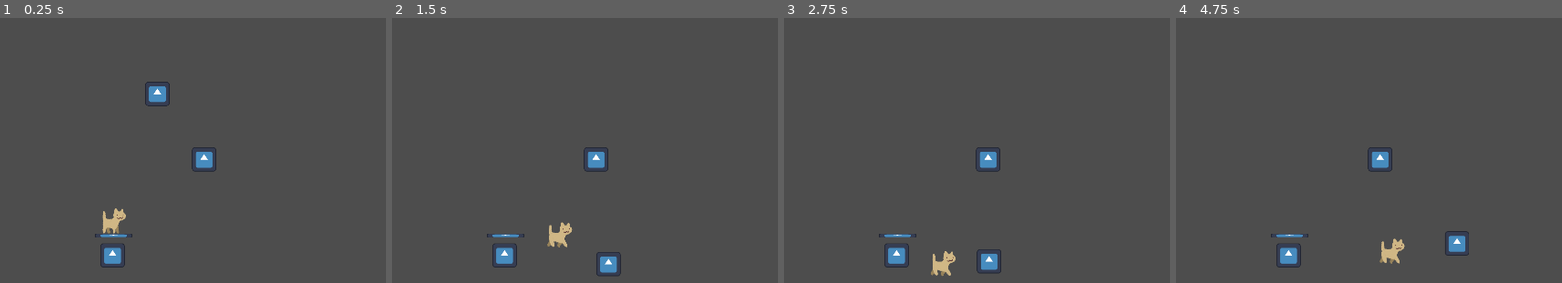
Above: before the commit, frames 1-4 (left to right).
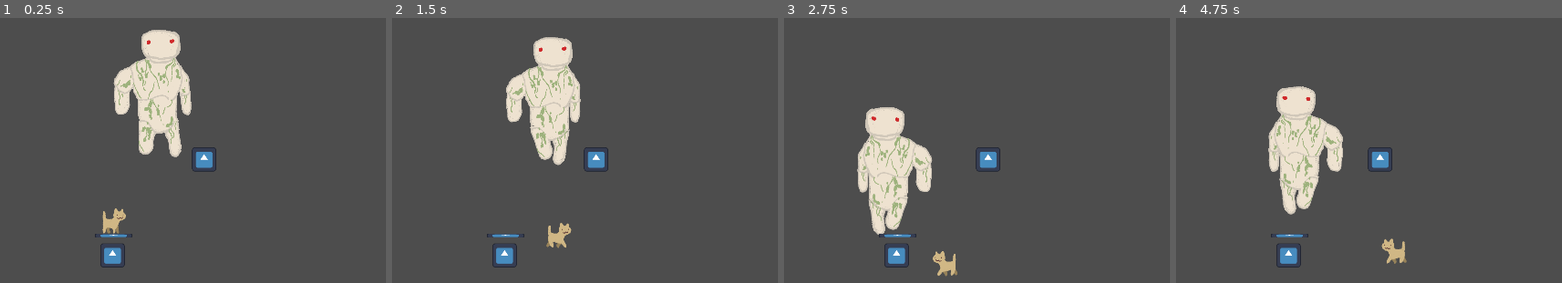
Above: after the commit, the same moments.

Repository: RobertKadak/GameCamp-2025
Game: Godot game, scene res://scenes/level1/level.tscn
Same seed, same stepped clock (60 frames per second), same inputs: the game is played once before the commit and once after it. This scene is started directly instead of the project's main scene. The engine's default icon, where the game draws it, is replaced by a stand-in: a white triangle on a blue panel in a dark square.
Inputs (mouse positions are in pixels of both pictures, inside the frame that each line leads up to):
- Up to frame 1 (0.25 s): no input
- Up to frame 2 (1.5 s): tap Enter (ui_accept) at 0.5, 0.77 s; move the mouse to (708, 68) at 0.52 s; hold Right (ui_right) from 0.53 s (still down); click (708, 68) at 0.67 s; move the mouse to (403, 108) at 1.27 s
- Up to frame 3 (2.75 s): tap Enter (ui_accept) at 1.52 s; move the mouse to (outside the picture) at 2.02 s; release Right (ui_right) at 2.03 s; hold Left (ui_left) from 2.03 s (still down)
- Up to frame 4 (4.75 s): move the mouse to (1295, 169) at 2.77 s; release Left (ui_left) at 2.78 s; hold Right (ui_right) 2.78-4.28 s; click (1295, 169) at 2.92 s; tap Enter (ui_accept) at 3.02, 3.77, 4.52 s; move the mouse to (1550, 147) at 3.52 s; move the mouse to (outside the picture) at 4.27 s; hold Left (ui_left) from 4.28 s (still down)

The runs differ from the first frame. In frame 1, 5.8% of the frame differs, in the area x 29-50%, y 4-53%; in frame 2, 6.2%; in frame 3, 6.5%; in frame 4, 6.5%, in the area x 23-76%, y 25-93%.

Commit message:
Both walking and idle animations working now
Both walking and idle animations working now

Diff:
--- /dev/null
+++ b/character_body_2d.gd
@@ -0,0 +1,75 @@
+extends CharacterBody2D
+
+const speed = 300
+@export var jump_impulse = 400
+const gravity = 980
+var health = 1
+var is_dead = false
+
+# Interaction system variables
+var can_interact = false
+var current_interactable = null
+
+func _ready():
+	# Connect interaction area signals
+	$InteractionArea.area_entered.connect(_on_interaction_area_entered)
+	$InteractionArea.area_exited.connect(_on_interaction_area_exited)
+
+func _physics_process(delta):
+	if not is_dead:
+		player_movement(delta)
+		check_interaction()
+
+func player_movement(delta):
+	if Input.is_action_pressed("ui_right"):
+		velocity.x = speed
+	elif Input.is_action_pressed("ui_left"):
+		velocity.x = -speed
+	else:
+		velocity.x = 0
+
+	if not is_on_floor():
+		velocity.y += gravity * delta
+
+	if is_on_floor():
+		if Input.is_action_just_pressed("jump"):
+			velocity.y = -jump_impulse
+
+	move_and_slide()
+
+func take_damage():
+	if not is_dead:
+		health -= 1
+		if health <= 0:
+			die()
+
+func die():
+	is_dead = true
+	velocity = Vector2.ZERO
+	print("Player died!")
+	# Restart the game after 2 seconds
+	await get_tree().create_timer(2.0).timeout
+	get_tree().reload_current_scene()
+
+# Interaction system functions
+func check_interaction():
+	if Input.is_action_just_pressed("interact") and can_interact and current_interactable != null:
+		interact()
+
+func interact():
+	if current_interactable.has_method("on_interact"):
+		current_interactable.on_interact(self)
+	else:
+		print("Interactable object has no interaction method!")
+
+func _on_interaction_area_entered(area):
+	if area.is_in_group("interactable"):
+		can_interact = true
+		current_interactable = area
+		print("Can interact with: ", area.name)
+
+func _on_interaction_area_exited(area):
+	if area.is_in_group("interactable"):
+		can_interact = false
+		current_interactable = null
+		print("Left interaction area")
--- a/entities/big guy/player.gd
+++ b/entities/big guy/player.gd
@@ -6,6 +6,7 @@
 @export var smash_cooldown = 1.0  # Cooldown in seconds
 @export var can_move = true  # Toggle to enable/disable movement
 @export var can_attack = true  # Toggle to enable/disable attacking
+@onready var animated_sprite = $AnimatedSprite2D
 
 var can_smash = true
 var smash_timer = 0.0
@@ -37,8 +38,11 @@
 	var direction = Input.get_axis("ui_left", "ui_right")
 	if direction:
 		velocity.x = direction * speed
+		animated_sprite.play("walking")
+		animated_sprite.flip_h = direction < 0
 	else:
 		velocity.x = move_toward(velocity.x, 0, speed)
+		animated_sprite.play("idle")
 
 func handle_attacks(delta):
 	# Handle smash attack
--- a/entities/big guy/player.tscn
+++ b/entities/big guy/player.tscn
@@ -1,10 +1,34 @@
-[gd_scene load_steps=5 format=3 uid="uid://0gw2fos8q2c7"]
+[gd_scene load_steps=8 format=3 uid="uid://0gw2fos8q2c7"]
 
 [ext_resource type="Script" uid="uid://dpd57au4fme3t" path="res://entities/big guy/player.gd" id="1_abrql"]
-[ext_resource type="Texture2D" uid="uid://dvgrs0ppvo8m6" path="res://icon.svg" id="2_sglur"]
+[ext_resource type="Texture2D" uid="uid://le31yjomps2" path="res://ui/golemidle.png" id="2_ccybq"]
+[ext_resource type="Texture2D" uid="uid://cgl1jtihpqo1p" path="res://ui/golemwalk1.png" id="3_u8q1v"]
+[ext_resource type="Texture2D" uid="uid://c4im6agopagg8" path="res://ui/golemwalk2.png" id="4_esyv7"]
+
+[sub_resource type="SpriteFrames" id="SpriteFrames_p0j6k"]
+animations = [{
+"frames": [{
+"duration": 1.0,
+"texture": ExtResource("2_ccybq")
+}],
+"loop": true,
+"name": &"idle",
+"speed": 5.0
+}, {
+"frames": [{
+"duration": 1.0,
+"texture": ExtResource("3_u8q1v")
+}, {
+"duration": 1.0,
+"texture": ExtResource("4_esyv7")
+}],
+"loop": true,
+"name": &"walking",
+"speed": 3.0
+}]
 
 [sub_resource type="RectangleShape2D" id="RectangleShape2D_abrql"]
-size = Vector2(128, 128)
+size = Vector2(422, 673)
 
 [sub_resource type="RectangleShape2D" id="RectangleShape2D_smash"]
 size = Vector2(256, 64)
@@ -12,10 +36,14 @@
 [node name="Player" type="CharacterBody2D"]
 script = ExtResource("1_abrql")
 
-[node name="Sprite2D" type="Sprite2D" parent="."]
-texture = ExtResource("2_sglur")
+[node name="AnimatedSprite2D" type="AnimatedSprite2D" parent="."]
+sprite_frames = SubResource("SpriteFrames_p0j6k")
+animation = &"walking"
+autoplay = "idle"
+frame_progress = 0.604863
 
 [node name="CollisionShape2D" type="CollisionShape2D" parent="."]
+position = Vector2(-30, -5.5)
 shape = SubResource("RectangleShape2D_abrql")
 
 [node name="SmashArea" type="Area2D" parent="."]
--- a/entities/small guy/small_guy.gd
+++ b/entities/small guy/small_guy.gd
@@ -9,7 +9,6 @@
 func _physics_process(delta):
 	if not is_dead:
 		player_movement(delta)
-
 	# Handle one-way platform collisions
 	handle_platform_collisions()
 
@@ -31,14 +30,13 @@
 			platform.set_collision_layer_value(1, true)
 
 func player_movement(delta):
-	if Input.is_action_pressed("ui_right"):
+	var player_movement = Input.get_axis("ui_left", "ui_right")
+	if player_movement:
+		velocity.x = player_movement * speed
 		animated_sprite.play("walking")
-		velocity.x = speed
-	elif Input.is_action_pressed("ui_left"):
-		animated_sprite.play("walking")
-		velocity.x = -speed
+		animated_sprite.flip_h = player_movement < 0
 	else:
-		velocity.x = 0
+		velocity.x = move_toward(velocity.x, 0, speed)
 		animated_sprite.play("Idle")
 
 	if not is_on_floor():
Not shown, added: character_body_2d.gd.uid
Binary file added: ui/golemidle.png
Not shown, added: ui/golemidle.png.import
Binary file added: ui/golemwalk1.png
Not shown, added: ui/golemwalk1.png.import
Binary file added: ui/golemwalk2.png
Not shown, added: ui/golemwalk2.png.import
